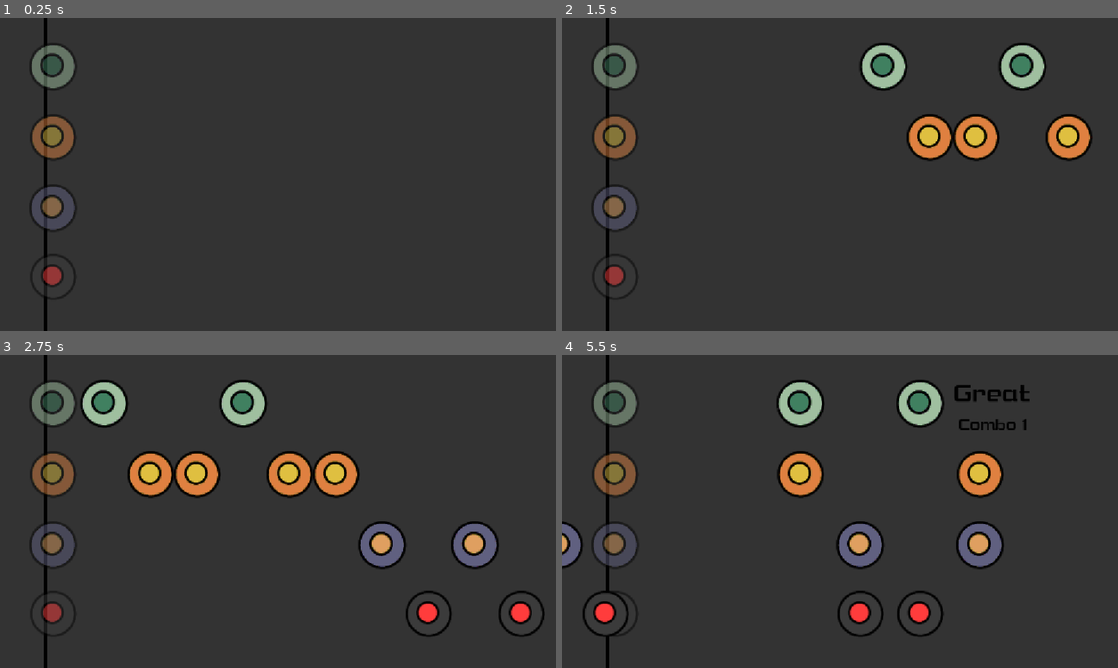
Above: before the commit, frames 1-4 (two rows, left to right).
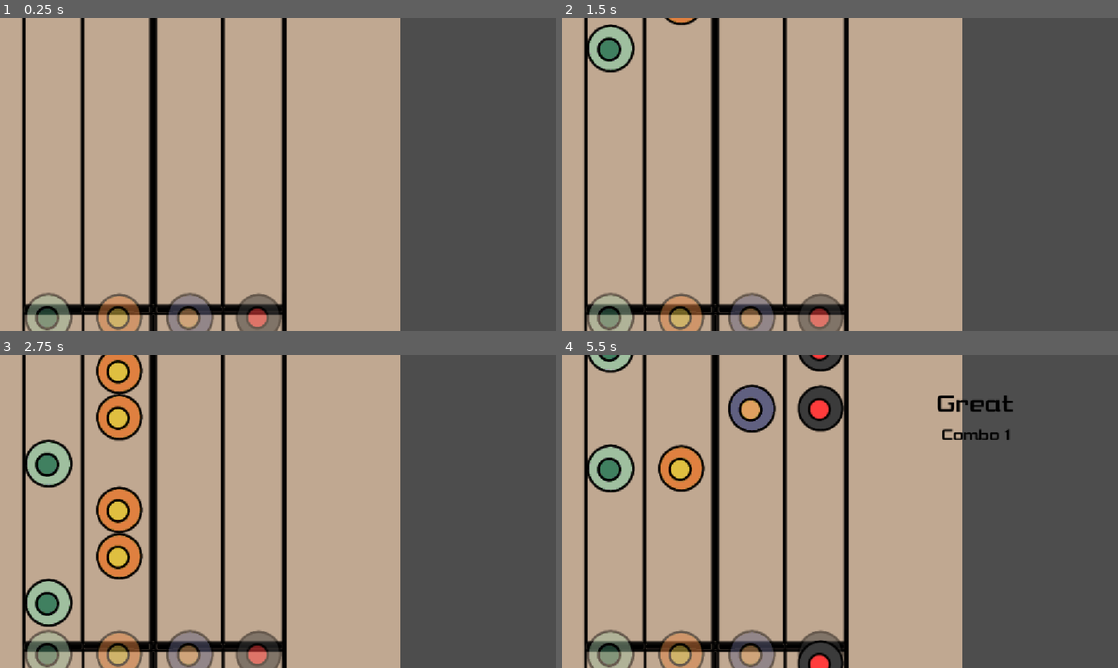
Above: after the commit, the same moments.

Repository: notfroogs/Sardine-Studio
Game: Godot game, scene res://rhythm/rhythm.tscn
The game is run twice, just before and just after one commit, with the same random seed, the same clock (stepped at 60 frames per second) and the same inputs. This scene is started directly instead of the project's main scene. The engine's default icon, where the game draws it, is replaced by a stand-in: a white triangle on a blue panel in a dark square. Sound files missing from this copy of the repository are replaced by a short silence.
Inputs:
- Up to frame 1 (0.25 s): no input
- Up to frame 2 (1.5 s): hold X (attack) 0.53-1.28 s; hold Right (move_right) from 0.53 s (still down); tap Space (jump) at 0.77 s; tap Down (crouch) at 1.35 s
- Up to frame 3 (2.75 s): tap Space (jump) at 1.52 s; release Right (move_right) at 2.03 s; hold Left (move_left) from 2.03 s (still down); hold C (guard) from 2.03 s (still down)
- Up to frame 4 (5.5 s): release Left (move_left) at 2.78 s; release C (guard) at 2.78 s; hold Right (move_right) 2.78-4.28 s; tap D (note1_pressed) at 2.85 s; tap Space (jump) at 3.02, 3.77, 4.52 s; hold F (note2_pressed) 3.53-4.28 s; hold Left (move_left) 4.28-5.03 s; tap J (note3_pressed) at 4.35 s; hold Right (move_right) from 5.03 s (still down); hold K (note4_pressed) from 5.03 s (still down)

The runs differ from the first frame. In frame 1, 99% of the frame differs, in the area x 0-100%, y 0-100%; in frame 2, 99%; in frame 3, 98%; in frame 4, 98%.

Commit message:
rotated the rhythm

Diff:
--- a/sardine-studio/rhythm/rhythm.tscn
+++ b/sardine-studio/rhythm/rhythm.tscn
@@ -1,7 +1,7 @@
-[gd_scene load_steps=13 format=3 uid="uid://ceb5dbeodb5xh"]
+[gd_scene load_steps=11 format=3 uid="uid://ceb5dbeodb5xh"]
 
 [ext_resource type="Script" uid="uid://c7y8aex1qcc1p" path="res://rhythm/rhythm.gd" id="1_v47c0"]
-[ext_resource type="Texture2D" uid="uid://c4lejxhlia571" path="res://rhythm/rhythmbg.png" id="2_1ugh6"]
+[ext_resource type="Texture2D" uid="uid://c0x5ecqdf0yju" path="res://rhythm/Bgrhythm.png" id="2_1ugh6"]
 [ext_resource type="Texture2D" uid="uid://bp7edp0i1do48" path="res://rhythm/icon.svg" id="2_q13yt"]
 [ext_resource type="Texture2D" uid="uid://cxv8yev7hgsfc" path="res://rhythm/rhythmgreendot.png" id="2_r8oyb"]
 [ext_resource type="AudioStream" uid="uid://c5d5yh3tt0cqi" path="res://rhythm/Golf (1).mp3" id="3_ecpmg"]
@@ -9,10 +9,6 @@
 [ext_resource type="Texture2D" uid="uid://c5seb2rcjutfx" path="res://rhythm/rhythmpurpledot.png" id="4_1ugh6"]
 [ext_resource type="AudioStream" uid="uid://dknuxrm7rbtev" path="res://rhythm/Mr. Marc's Intro to Pop Song Structure %2B Jason Tang.ogg" id="4_ecpmg"]
 [ext_resource type="Texture2D" uid="uid://dviwl7m2fn0dl" path="res://rhythm/rhythmreddot.png" id="5_dbqar"]
-
-[sub_resource type="ShaderMaterial" id="ShaderMaterial_dbqar"]
-
-[sub_resource type="ShaderMaterial" id="ShaderMaterial_48mfx"]
 
 [sub_resource type="Theme" id="Theme_b12pq"]
 
@@ -27,32 +23,26 @@
 script = ExtResource("1_v47c0")
 
 [node name="TextureRect" type="TextureRect" parent="."]
-visible = false
-material = SubResource("ShaderMaterial_dbqar")
 layout_mode = 0
-offset_left = -275.0
-offset_top = -155.0
-offset_right = 1149.0
-offset_bottom = 832.0
+offset_left = -35.0
+offset_top = 726.0
+offset_right = 1117.0
+offset_bottom = 1456.0
+rotation = -1.5707964
+scale = Vector2(0.9472525, 1.1834337)
 texture = ExtResource("2_1ugh6")
 
 [node name="Background" type="ColorRect" parent="."]
-material = SubResource("ShaderMaterial_48mfx")
 layout_mode = 1
 anchors_preset = 15
 anchor_right = 1.0
 anchor_bottom = 1.0
+offset_top = 729.0
+offset_bottom = 729.0
 grow_horizontal = 2
 grow_vertical = 2
-color = Color(0, 0, 0, 0.33333334)
-
-[node name="ColorRect" type="ColorRect" parent="Background"]
-layout_mode = 1
-anchors_preset = -1
-anchor_bottom = 1.0
-offset_left = 92.0
-offset_right = 97.0
-color = Color(0, 0, 0, 1)
+rotation = -1.5707964
+color = Color(1, 1, 1, 0)
 
 [node name="NoteColumn1" type="TextureRect" parent="Background"]
 unique_name_in_owner = true
@@ -143,10 +133,11 @@
 anchor_top = 0.279
 anchor_right = 0.77400005
 anchor_bottom = 0.279
-offset_left = -191.64807
-offset_top = -120.79201
-offset_right = 192.35193
-offset_bottom = 0.20799255
+offset_left = -555.64813
+offset_top = 556.208
+offset_right = -171.64813
+offset_bottom = 677.208
+rotation = 1.5707964
 pivot_offset = Vector2(192, 120)
 alignment = 1
 
Not shown, removed: sardine-studio/export_presets.cfg
Binary file added: sardine-studio/rhythm/Bgrhythm.png
Not shown, changed: sardine-studio/rhythm/Bgrhythm.png.import
Not shown: 1 places in sardine-studio/rhythm/rhythm_test.tscn that only renumber resources
Binary file removed: sardine-studio/rhythm/rhythmbg.png
